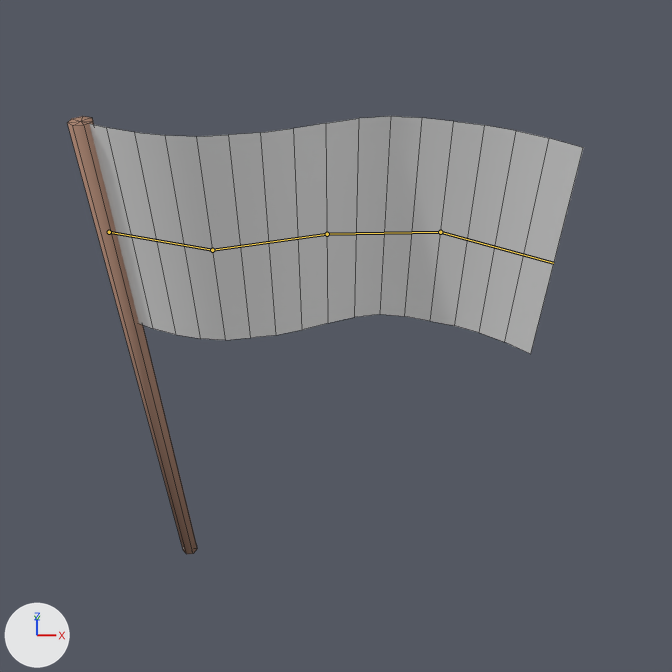
A saved change to the Blender file sandbox/intermediary/flag_oga.blend.
Rendered twice from the file's camera 'Camera'. The axes (+X, +Y, +Z) are drawn at lower left. The lights are the same throughout. The bones that bend it are drawn over the model as lines. Mesh edges are drawn as thin lines.

Names of what the first picture shows: 'Flag', 'WoodenStick'.
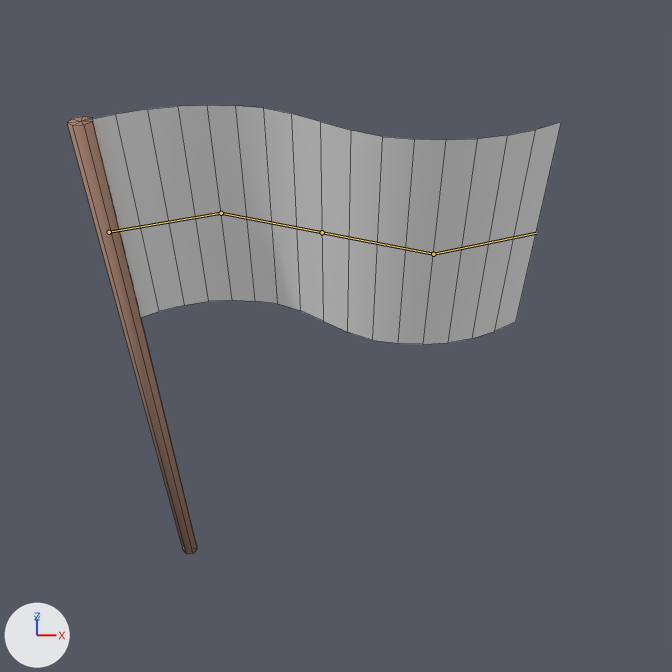
The newer file adds an action. The first version stands in its rest pose; the second is drawn at frame 1 of the action 'Action'.

Pixel boxes [x1, y1, x2, y2] of what changed, in the pictures (672 x 672 px):
'Flag', posed
    before: [89, 116, 583, 354]
    after: [93, 105, 561, 344]
bone 'Flag0', root to tip
    before: (109, 232) to (212, 250)
    after: (109, 232) to (221, 213)
bone 'Flag1', root to tip
    before: (212, 250) to (327, 234)
    after: (221, 213) to (322, 232)
bone 'Flag2', root to tip
    before: (327, 234) to (440, 232)
    after: (322, 232) to (433, 254)
bone 'Flag3', root to tip
    before: (440, 232) to (553, 263)
    after: (433, 254) to (536, 233)

What the commit changed:
Bone 'Flag0' (bone_flag0) turns from (0, 0, -17) to (0, 0, 20) degrees about its own x, y and z.
Bone 'Flag1' (bone_flag1) turns from (0, 0, 32) to (0, 0, -40) degrees about its own x, y and z.
Bone 'Flag2' (bone_flag2) turns from (0, 0, -13) to (0, 0, 0) degrees about its own x, y and z.
Bone 'Flag3' (bone_flag3) turns from (0, 0, -31) to (0, 0, 40) degrees about its own x, y and z.
